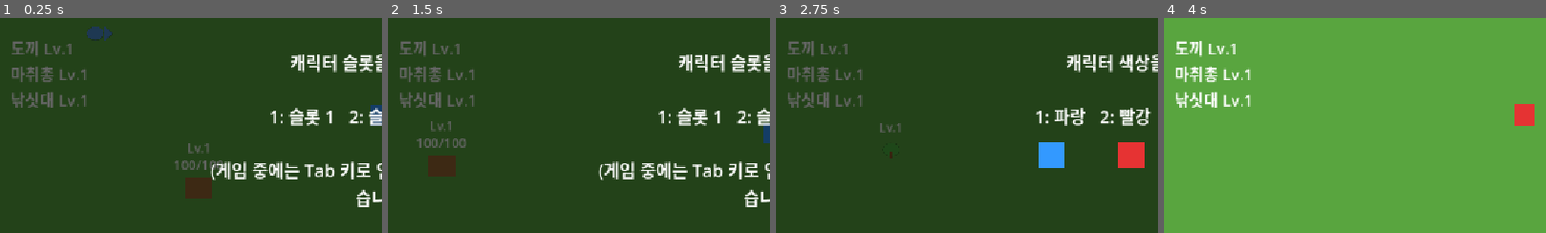
Above: before the commit, frames 1-4 (left to right).
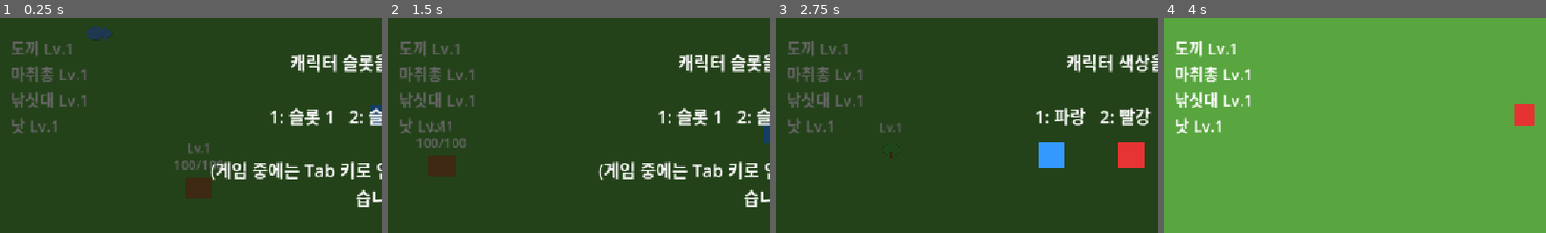
Above: after the commit, the same moments.

Repository: kimtuna/test_game
Game: Godot game, scene res://scenes/Main.tscn
Same seed, same stepped clock (60 frames per second), same inputs: the game is played once before the commit and once after it.
Inputs (mouse positions are % of the whole screen's width and height, from its top left):
- Up to frame 1 (0.25 s): no input
- Up to frame 2 (1.5 s): tap Enter (ui_accept) at 0.5, 0.6, 0.77, 1.07 s; move the mouse to (72, 45) at 0.52 s; hold Right (ui_right) 0.53-1.28 s; click (72, 45) at 0.67 s; move the mouse to (30, 55) at 1.27 s; hold Down (ui_down) from 1.28 s (still down); tap C (capture) at 1.35 s
- Up to frame 3 (2.75 s): tap Enter (ui_accept) at 1.52, 1.55, 1.82, 2.3 s; move the mouse to (60, 28) at 2.02 s; release Down (ui_down) at 2.03 s; hold Right (ui_right) from 2.03 s (still down); tap 1 at 2.1 s
- Up to frame 4 (4 s): move the mouse to (45, 70) at 2.77 s; release Right (ui_right) at 2.78 s; hold Up (ui_up) 2.78-3.53 s; tap 2 at 2.85 s; click (45, 70) at 2.92 s; tap Enter (ui_accept) at 3.02, 3.05, 3.32, 3.77, 3.8 s; move the mouse to (80, 65) at 3.52 s; hold Left (ui_left) from 3.53 s (still down); tap 3 at 3.6 s
The pictures show only the part of the screen within x 0-50%, y 27-77%; the shares and areas given below are measured in that part.

The runs differ from the first frame. In frame 1, 0.2% of the frame differs, in the area x 3-15%, y 46-54%; in frame 2, 0.2%; in frame 3, 0.2%; in frame 4, 0.3%.

Commit message:
fix: 식물 채집에 낫(sickle) 장비 게이팅 추가 — design.md가 식물/나무/동물/물고기 모두에 등급·장비 원칙을 동일하게 명시했는데 #41이 식물만 예외로 뒀던 것을 바로잡음

Diff:
--- a/scripts/main.gd
+++ b/scripts/main.gd
@@ -22,6 +22,7 @@
 	"통나무": "tool",
 	"고기": "weapon",
 	"물고기": "rod",
+	"채소": "sickle",
 }
 
 var inventory: Dictionary = {}
--- a/scripts/plant.gd
+++ b/scripts/plant.gd
@@ -2,12 +2,18 @@
 
 # design.md가 명시한 네 가지 서식 대상(식물/나무/동물/물고기) 중 마지막으로
 # 남아있던 식물. tree.gd/fish.gd(정적 채집물 + 등급 + 장비 게이팅) 패턴을
-# 기반으로 하되, 장비 게이팅은 의도적으로 넣지 않았다 — status.md #40이
-# 남긴 판단대로 "나무보다 가볍고 장비 없이도 채집 가능한 대상"으로
-# 식물을 나무와 차별화하는 것이 design.md 원문("식물, 나무, 동물, 물고기"를
-# 별개 항목으로 나열)에 더 충실하다고 보았다. 대신 등급이 높을수록 더 여러 번
-# 상호작용해야 하는 hits_required=grade 규칙은 그대로 유지해 "높은 등급일수록
-# 채집이 어렵다"는 design.md 요구를 지킨다.
+# 기반으로 한다.
+#
+# status.md #41은 "식물은 나무보다 가볍고 장비 없이도 채집 가능한 대상"으로
+# 장비 게이팅을 의도적으로 뺐었다. 하지만 design.md 원문을 다시 보면
+# "식물/나무/동물/물고기 각각에 등급이 존재하고, 높은 등급일수록 잡거나
+# 채집하기 어렵다. 유저는 더 높은 등급을 상대하기 위해 장비를 맞춰(강화/교체)
+# 나간다"고 네 대상 모두에 동일한 원칙을 명시하고 있다 — 즉 식물만 예외로
+# 두면 design.md의 핵심 문장과 어긋난다. 이번 조각에서 그 결정을 뒤집어,
+# 나무/물고기와 동일하게 전용 장비 슬롯("sickle", 낫)을 요구하도록 바꿨다.
+# 종류별로 별도 슬롯을 쓰는 이유(도끼/마취총/낚싯대와 동일)도 그대로다 —
+# 대상별로 "장비를 맞춰 나간다"는 문장이 의미를 가지려면 자원별로 구분된
+# 장비가 있어야 한다.
 
 signal harvested(resource_name: String, amount: int)
 
@@ -39,6 +45,12 @@
 		_register_hit()
 
 func _register_hit() -> void:
+	if not player_nearby.has_equipped("sickle"):
+		print("낫이 없어 채집할 수 없다.")
+		return
+	if player_nearby.get_equipment_grade("sickle") < grade:
+		print("낫 등급이 부족해 채집할 수 없다. (필요 등급: %d, 보유 등급: %d)" % [grade, player_nearby.get_equipment_grade("sickle")])
+		return
 	hits_taken += 1
 	if hits_taken >= grade:
 		_harvest()
--- a/scripts/player.gd
+++ b/scripts/player.gd
@@ -22,6 +22,7 @@
 	"tool": {"name": "도끼", "grade": 1},
 	"weapon": {"name": "마취총", "grade": 1},
 	"rod": {"name": "낚싯대", "grade": 1},
+	"sickle": {"name": "낫", "grade": 1},
 }
 
 const SPEED := 300.0
--- a/tests/plant_harvest_headless_test.gd
+++ b/tests/plant_harvest_headless_test.gd
@@ -2,10 +2,11 @@
 
 # 헤드리스 환경에서 식물 채집 상호작용을 검증하는 통합 테스트.
 # 실행: godot --headless --path . --script res://tests/plant_harvest_headless_test.gd
-# tree_harvest_headless_test.gd와 동일한 패턴(범위 밖 무반응 -> 범위 안 이동 ->
-# 상호작용 -> 인벤토리 반영 확인)에, plant.gd는 tree.gd/fish.gd와 달리 장비
-# 게이팅이 없다는 차이를 확인하기 위해 아무 장비도 장착하지 않은 상태에서
-# 채집이 성립하는지도 함께 검증한다.
+# tree_harvest_headless_test.gd/fish_harvest_headless_test.gd와 동일한 패턴
+# (범위 밖 무반응 -> 범위 안 이동 -> 상호작용 -> 인벤토리 반영 확인)에, plant.gd가
+# 나무/물고기와 동일한 장비 게이팅 패턴(이번 세션에서 새로 연결한 "sickle" 슬롯)을
+# 실제로 따르는지 확인하기 위해 낫을 해제한 상태에서는 채집이 되지 않는 케이스도
+# 함께 검증한다.
 
 func _initialize() -> void:
 	var main: Node2D = load("res://scenes/Main.tscn").instantiate()
@@ -28,12 +29,8 @@
 		push_error("FAIL: 범위 밖인데도 식물이 채집됨")
 		ok = false
 
-	# 장비를 전혀 장착하지 않은 상태에서도 식물은 채집 가능해야 한다
-	# (tree/fish와 달리 식물은 장비 게이팅이 없는 것이 이번 조각의 핵심 차이).
-	player.unequip("tool")
-	player.unequip("weapon")
-	player.unequip("rod")
-
+	# 낫을 해제한 상태에서는 범위 안이어도 채집이 되지 않아야 한다.
+	player.unequip("sickle")
 	player.global_position = plant.global_position
 	for i in range(5):
 		await physics_frame
@@ -47,8 +44,19 @@
 	Input.action_release("ui_accept")
 	await process_frame
 
+	if not is_instance_valid(plant) or plant.is_inside_tree() == false:
+		push_error("FAIL: 낫 없이도 식물이 채집됨")
+		ok = false
+
+	# 낫을 다시 장착하면 채집이 성립해야 한다.
+	player.equip("sickle", "낫", 1)
+	Input.action_press("ui_accept")
+	await process_frame
+	Input.action_release("ui_accept")
+	await process_frame
+
 	if is_instance_valid(plant) and plant.is_inside_tree():
-		push_error("FAIL: 장비 없이 범위 안에서 ui_accept를 눌렀는데도 식물이 사라지지 않음")
+		push_error("FAIL: 범위 안에서 낫을 장착하고 ui_accept를 눌렀는데도 식물이 사라지지 않음")
 		ok = false
 
 	var inventory_label: Label = main.get_node("UI/InventoryLabel")
